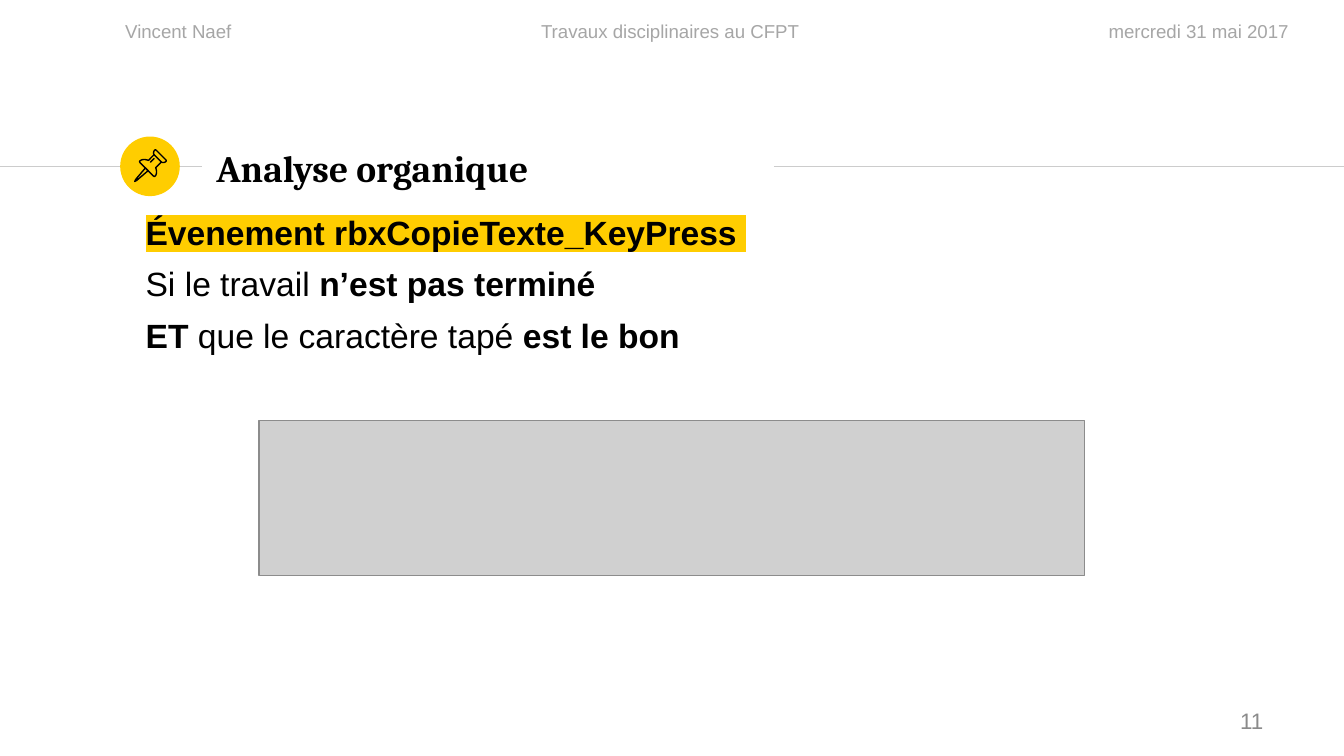
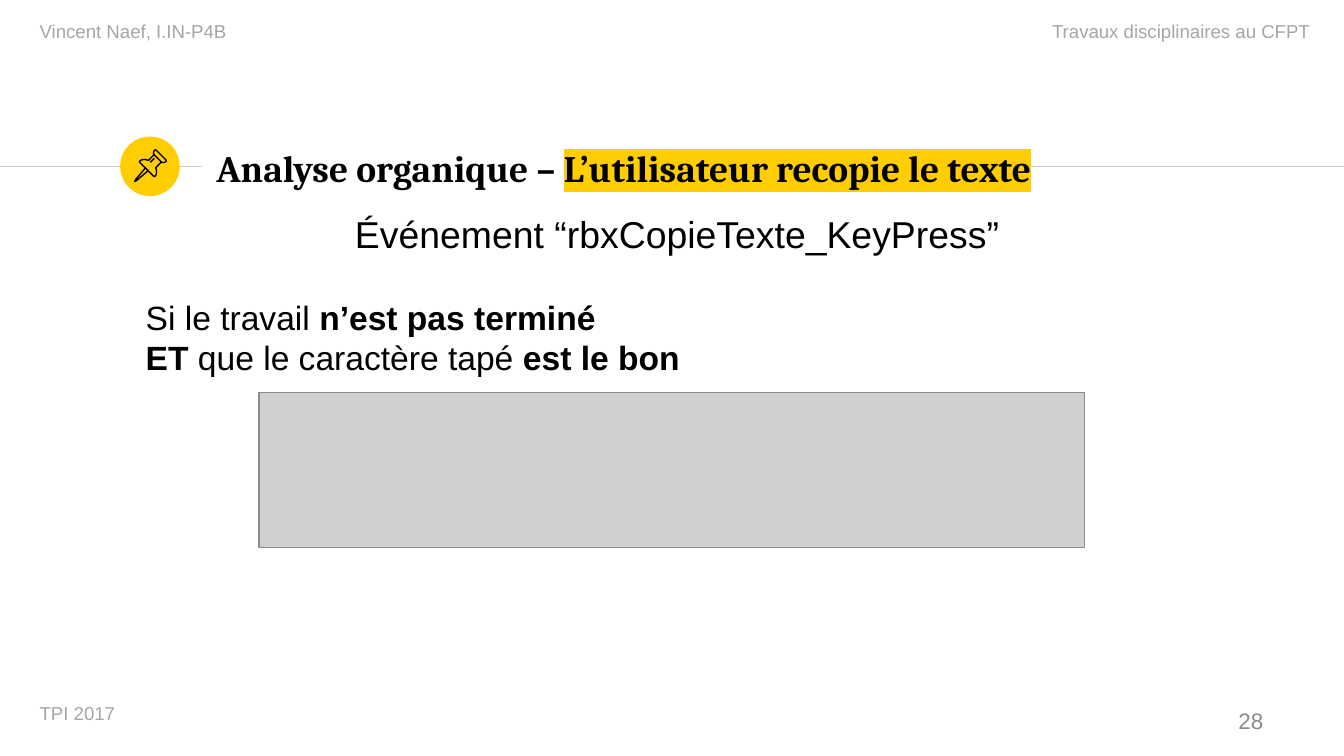
Before and after one commit to vinelo/TPI, a slide deck: slide 28 of Présentation/PresentationTPI.pptx (slide 11 before the commit). Drawn at 1344x756 pixels with LibreOffice and Linux fonts; fonts in the diff are those of the drawing; grey boxes stand for pictures. Boxes give left, top, right and bottom in pixels: in the first picture for what was removed or moved away, otherwise in the second. Text is boxed around its words. In the diff, an @@ line names an element or a change of style, - is before the commit and + after.

```diff
--- a/Présentation/PresentationTPI.pptx
+++ b/Présentation/PresentationTPI.pptx
@@ text at [40, 24, 226, 40]: text changed @@
-Vincent Naef
+Vincent Naef, I.IN-P4B
@@ text "Travaux disciplinaires au CFPT": place and size @@
-text "Travaux disciplinaires au CFPT" at [541, 24, 799, 42]
+text "Travaux disciplinaires au CFPT" at [1052, 24, 1310, 42]
@@ text "Travaux disciplinaires au CFPT" at [1052, 24, 1310, 42]: alignment centre to right @@
@@ text removed at [1109, 24, 1288, 38] @@
-mercredi 31 mai 2017
@@ title at [216, 147, 1030, 191]: text changed @@
-Analyse organique
+Analyse organique – L’utilisateur recopie le texte
@@ text at [355, 219, 999, 256]: text changed; size 18 to 20 pt; bold off @@
-Évenement rbxCopieTexte_KeyPress
+Événement “rbxCopieTexte_KeyPress”
@@ text at [146, 305, 679, 376]: less space between paragraphs @@
@@ picture: place and size @@
-picture at [259, 421, 1085, 575]
+picture at [259, 392, 1085, 547]
@@ text added at [40, 707, 115, 720], 10 pt, text #A6A6A6 @@
+TPI 2017
@@ page number at [1238, 713, 1263, 729]: text changed @@
-11
+28
```
Also in this commit, not shown: 14 other slides changed, 22 slides added, 1 slide removed, 33 other files.
